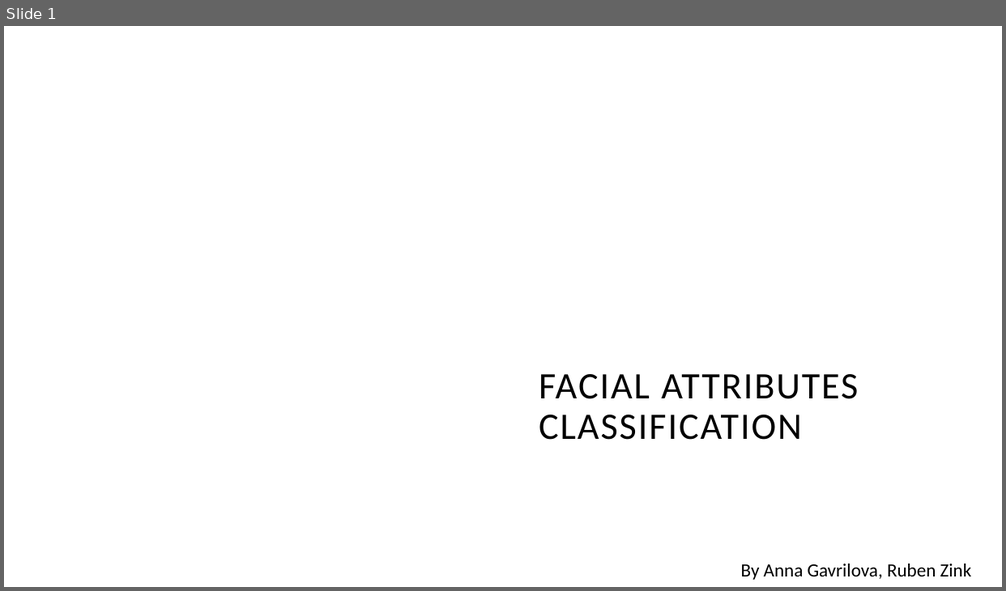
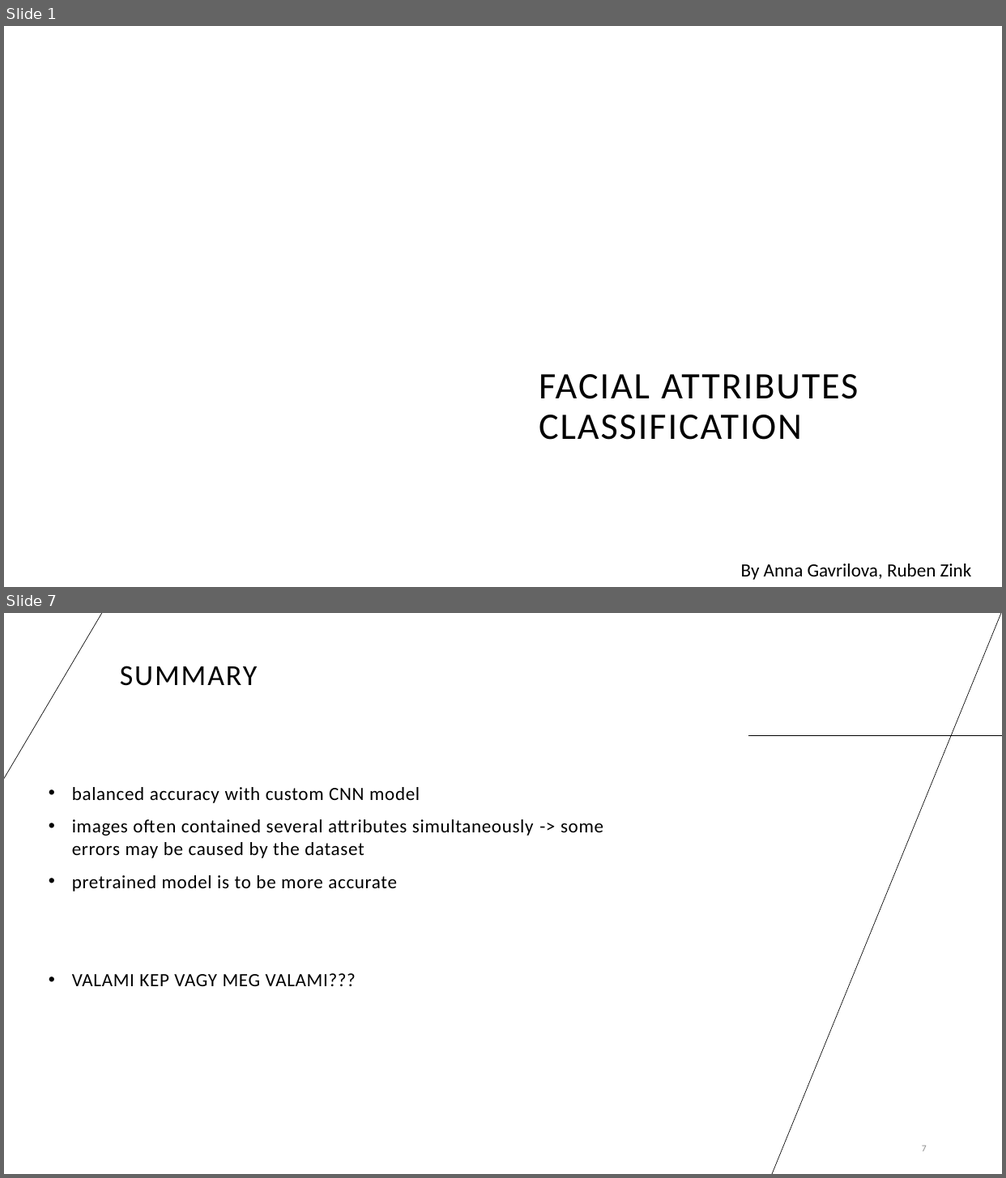
Before and after one commit to 176567/DeepLearningProject, a slide deck: FACIALATTRIBUTES-DL.pptx. Shown one above the other, each under a label of ours: slide 1 before the commit, slides 1 and 7 after it; the slides between them are not shown. The pictures are 1006x591 and 1006x1178 pixels, drawn with LibreOffice and Linux fonts; fonts in the diff are those of the drawing; background and template pictures are left out. Boxes give left, top, right and bottom in pixels: in the first picture for what was removed or moved away, otherwise in the second. Text is boxed around its words. In the diff, an @@ line names an element or a change of style, - is before the commit and + after.

```diff
--- a/FACIALATTRIBUTES-DL.pptx
+++ b/FACIALATTRIBUTES-DL.pptx
@@ slide 7 added at [4,613,1002,1174], background #FFFFFF @@
@@ line added from (4, 778) to (103, 613), #000000 0.5 pt @@
@@ line added from (1002, 613) to (772, 1174), #000000 0.5 pt @@
@@ title added at [120,666,257,686], 28 pt, text #000000 @@
+SUMMARY
@@ line added from (749, 736) to (1002, 736), #000000 0.5 pt @@
@@ text added at [72,787,603,986], 18 pt, text #000000 @@
+• balanced accuracy with custom CNN model
+• images often contained several attributes simultaneously -> some errors may be caused by the dataset
+• pretrained model is to be more accurate
+• VALAMI KEP VAGY MEG VALAMI???
@@ page number added at [922,1145,927,1152], 9 pt, text #8C8C8C @@
+7
```
Also in this commit, not shown: 1 slide changed, 5 other slides added, 1 slide removed.
